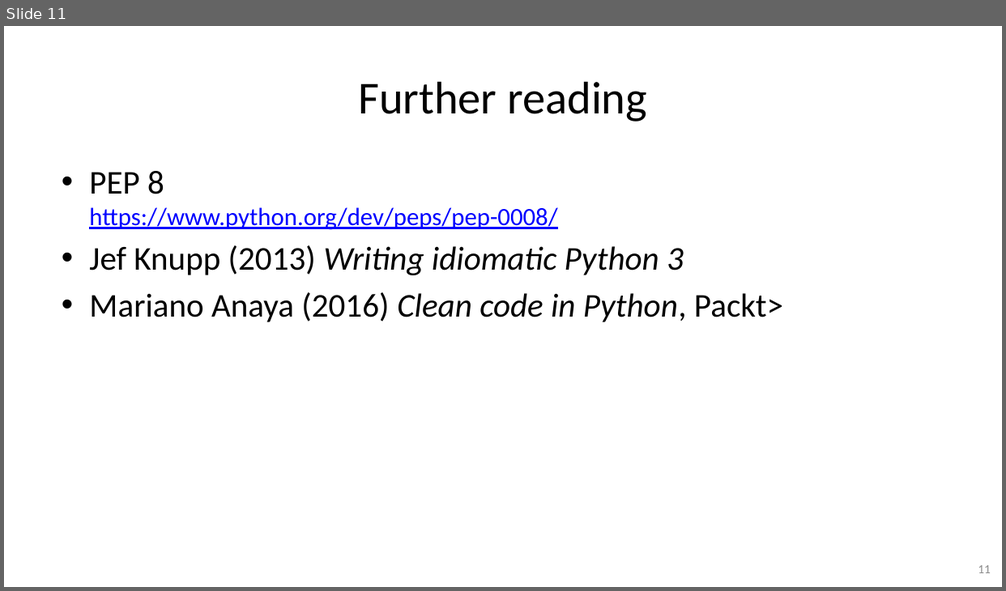
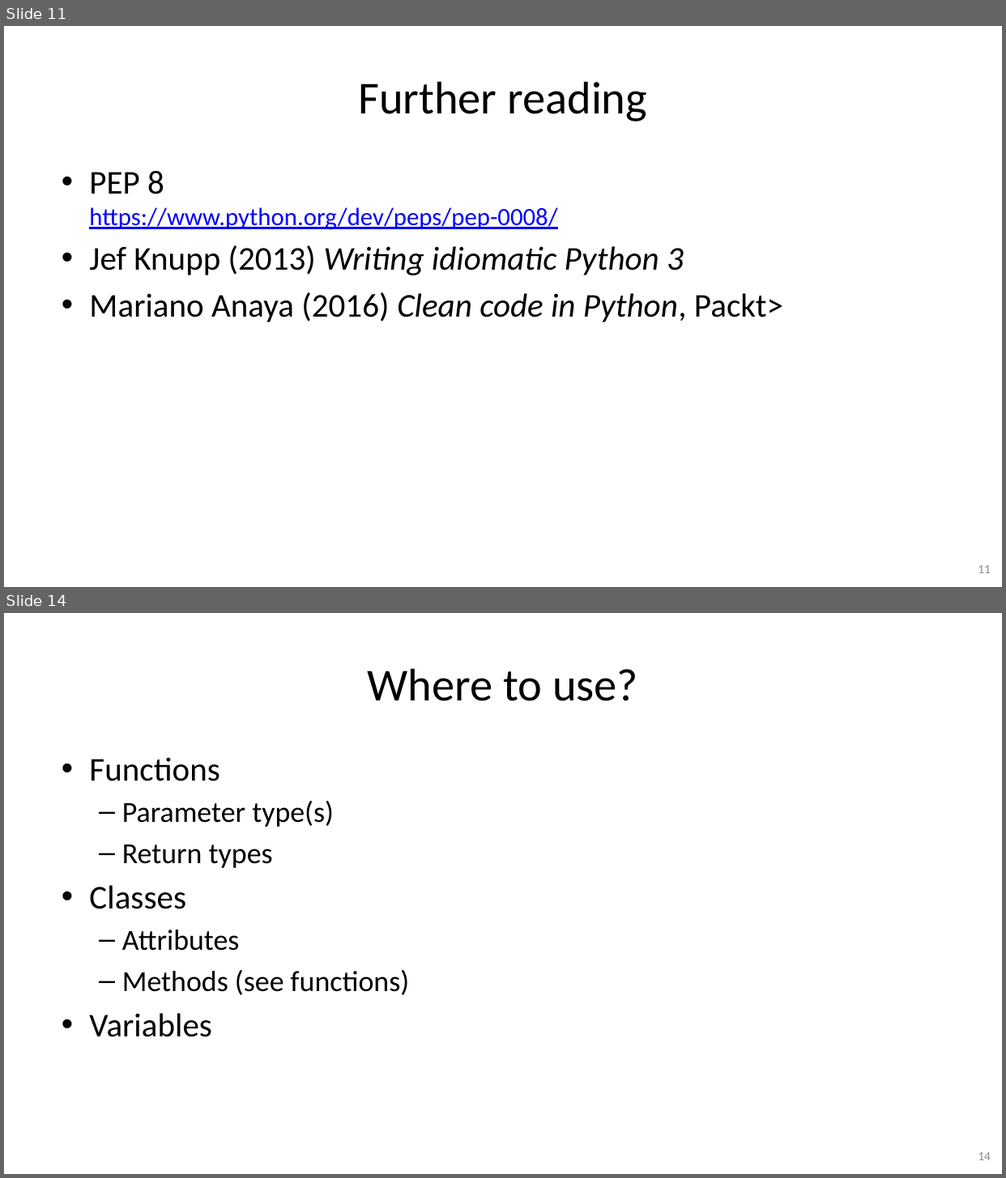
Before and after one commit to gjbex/Python-software-engineering, a slide deck: python_software_engineering.pptx. Shown one above the other, each under a label of ours: slide 11 before the commit, slides 11 and 14 after it; the slides between them are not shown. The pictures are 1006x591 and 1006x1178 pixels, drawn with LibreOffice and Linux fonts; fonts in the diff are those of the drawing. Boxes give left, top, right and bottom in pixels: in the first picture for what was removed or moved away, otherwise in the second. Text is boxed around its words. In the diff, an @@ line names an element or a change of style, - is before the commit and + after.

Commit message:
Add type hints slides

```diff
--- a/python_software_engineering.pptx
+++ b/python_software_engineering.pptx
@@ slide 14 added at bbox=[4, 613, 1002, 1174], background #FFFFFF @@
@@ title added at bbox=[367, 668, 638, 701], 44 pt, text #000000 @@
+Where to use?
@@ text added at bbox=[89, 757, 409, 1037], 28 pt, text #000000 @@
+• Functions
+  – Parameter type(s)
+  – Return types
+• Classes
+  – Attributes
+  – Methods (see functions)
+• Variables
@@ page number added at bbox=[978, 1152, 991, 1161], 12 pt, text #8C8C8C @@
+14
```
Also in this commit, not shown: 1 slide changed, 3 other slides added.
